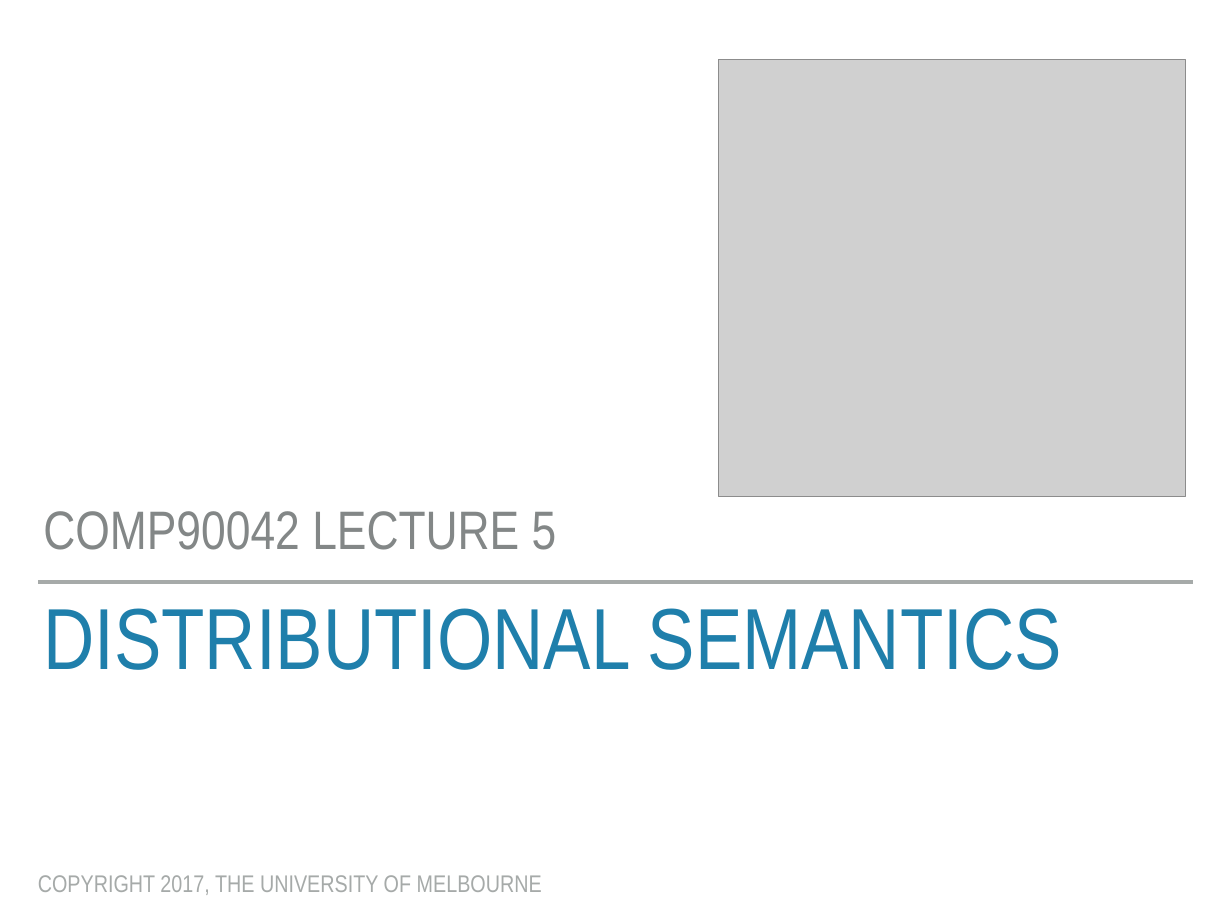
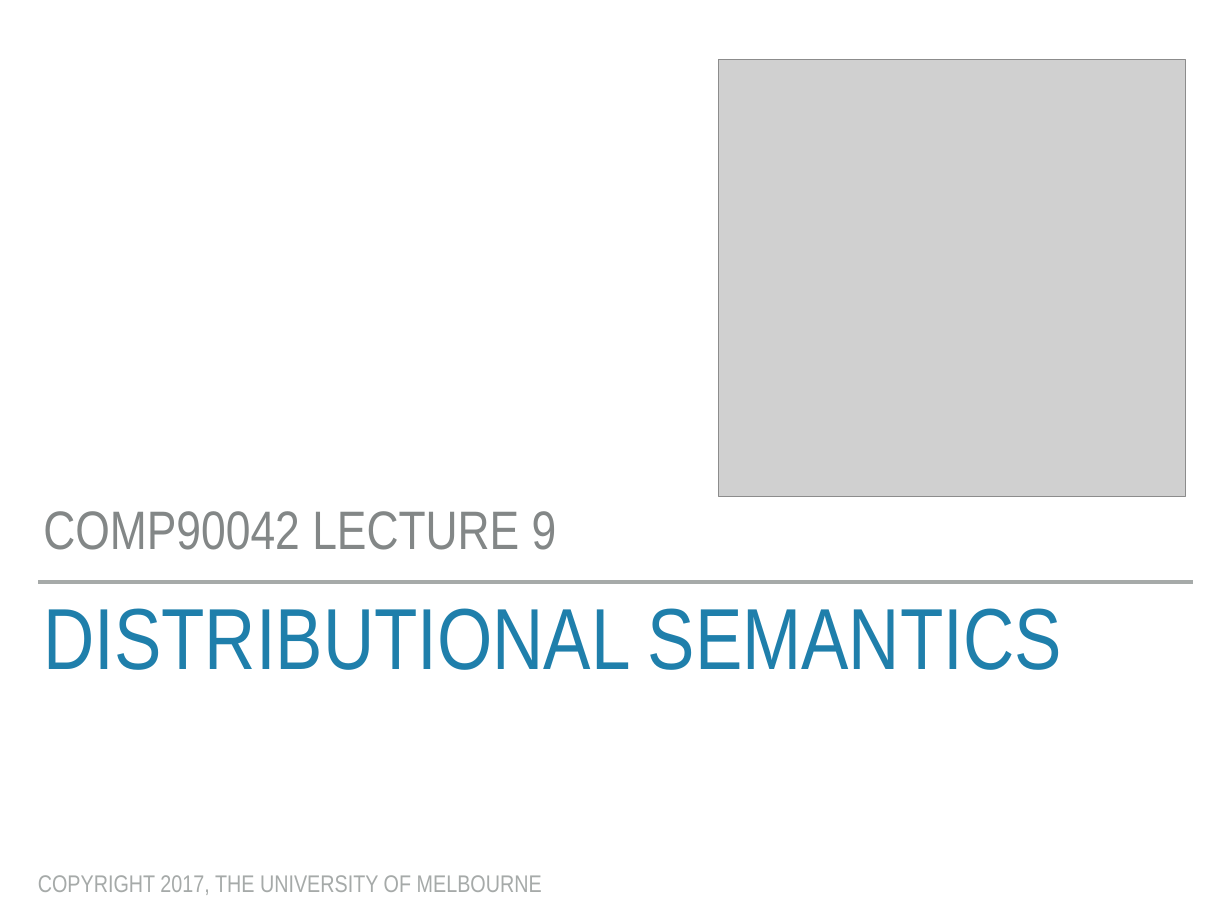
Before and after one commit to trevorcohn/comp90042, a slide deck: slide 1 of slides/WSTA_L9_distributional_semantics.pptx. Drawn at 1232x924 pixels with LibreOffice and Linux fonts; fonts in the diff are those of the drawing; grey boxes stand for pictures. Boxes give left, top, right and bottom in pixels: in the first picture for what was removed or moved away, otherwise in the second. Text is boxed around its words. In the diff, an @@ line names an element or a change of style, - is before the commit and + after.

Commit message:
pre-Karin's lecture

```diff
--- a/slides/WSTA_L9_distributional_semantics.pptx
+++ b/slides/WSTA_L9_distributional_semantics.pptx
@@ subtitle at <box>43,511,557,550</box>: text changed @@
-COMP90042 LECTURE 5
+COMP90042 LECTURE 9
```
Also in this commit, not shown: 5 other files.
